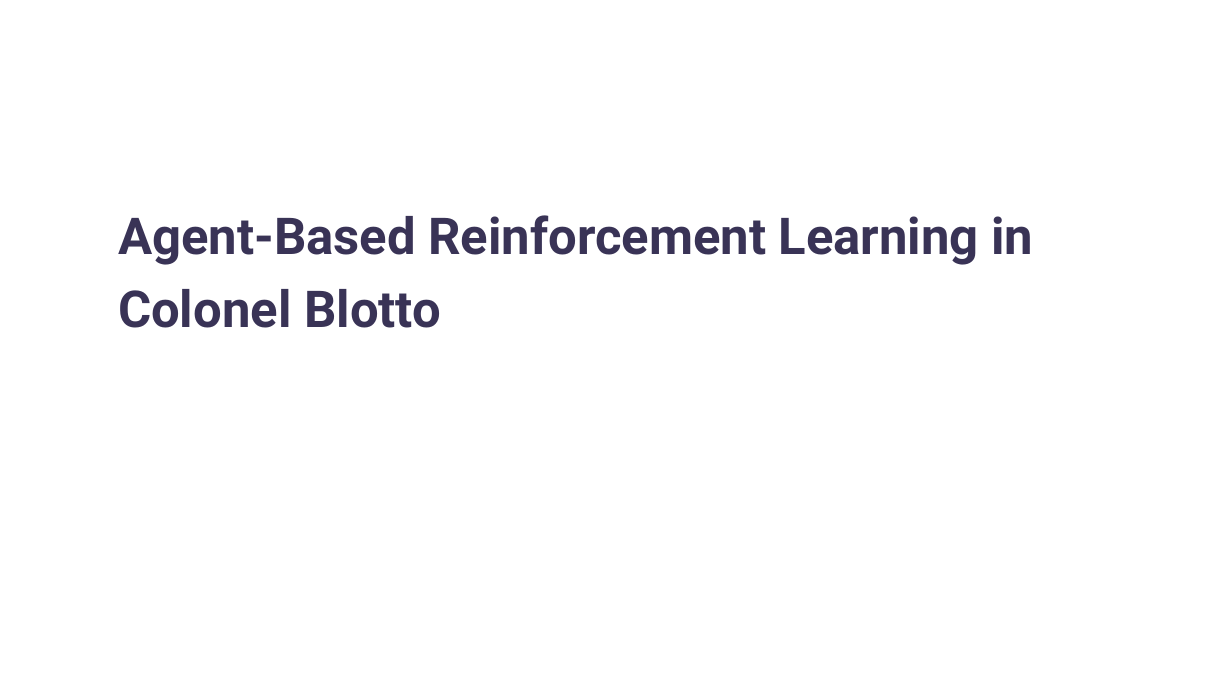
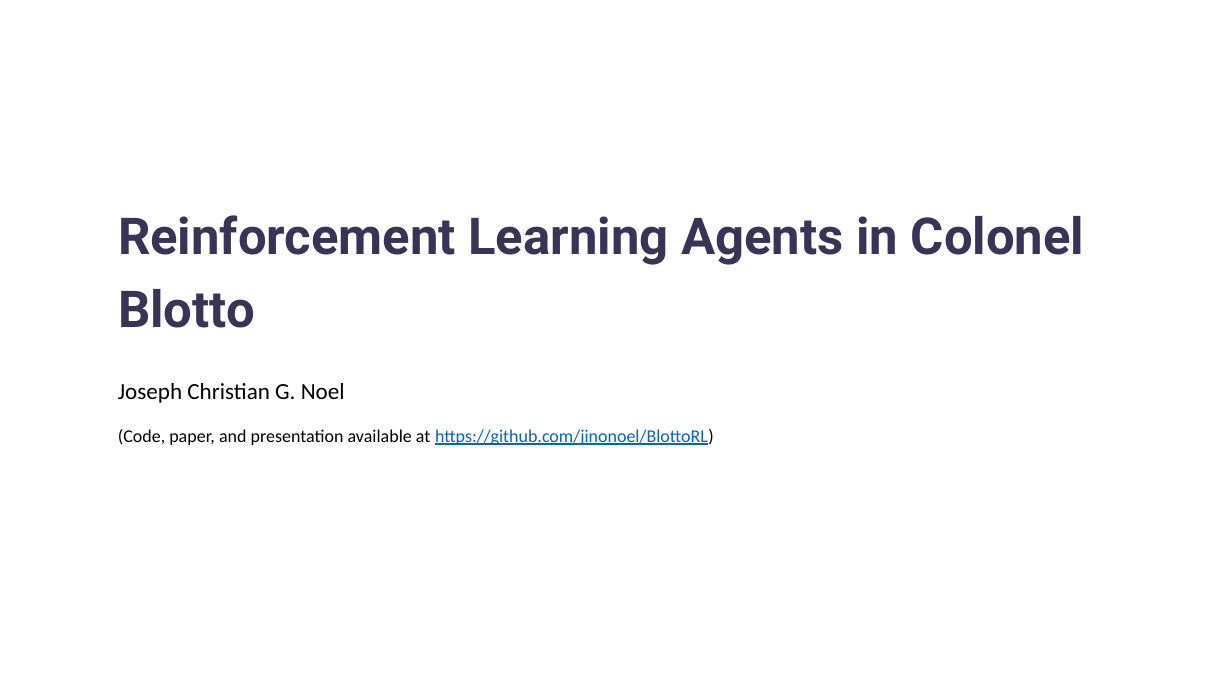
Before and after one commit to jinonoel/BlottoRL, a slide deck: slide 1 of BlottoRL.pptx. Drawn at 1232x693 pixels with LibreOffice and Linux fonts; fonts in the diff are those of the drawing; background and template pictures are left out. Boxes give left, top, right and bottom in pixels: in the first picture for what was removed or moved away, otherwise in the second. Text is boxed around its words. In the diff, an @@ line names an element or a change of style, - is before the commit and + after.

```diff
--- a/BlottoRL.pptx
+++ b/BlottoRL.pptx
@@ title at [118,215,1084,328]: text changed @@
-Agent-Based Reinforcement Learning in Colonel Blotto
+Reinforcement Learning Agents in Colonel Blotto
@@ text added at [118,383,345,403], 18 pt, text #000000 @@
+Joseph Christian G. Noel
@@ text added at [118,429,714,445], 14 pt, text #000000 @@
+(Code, paper, and presentation available at https://github.com/jinonoel/BlottoRL)
```
Also in this commit, not shown: 2 other slides changed.
